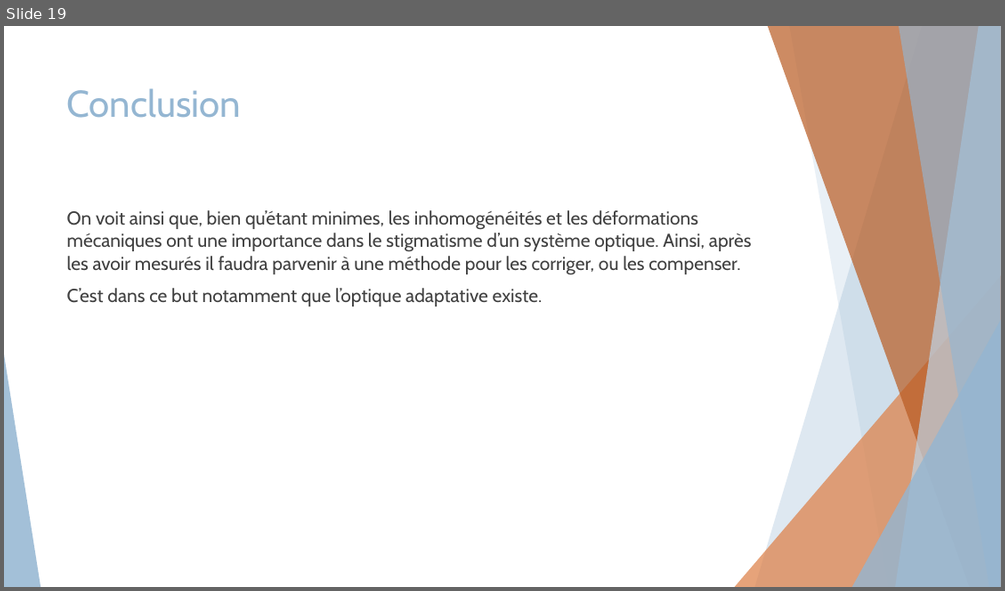
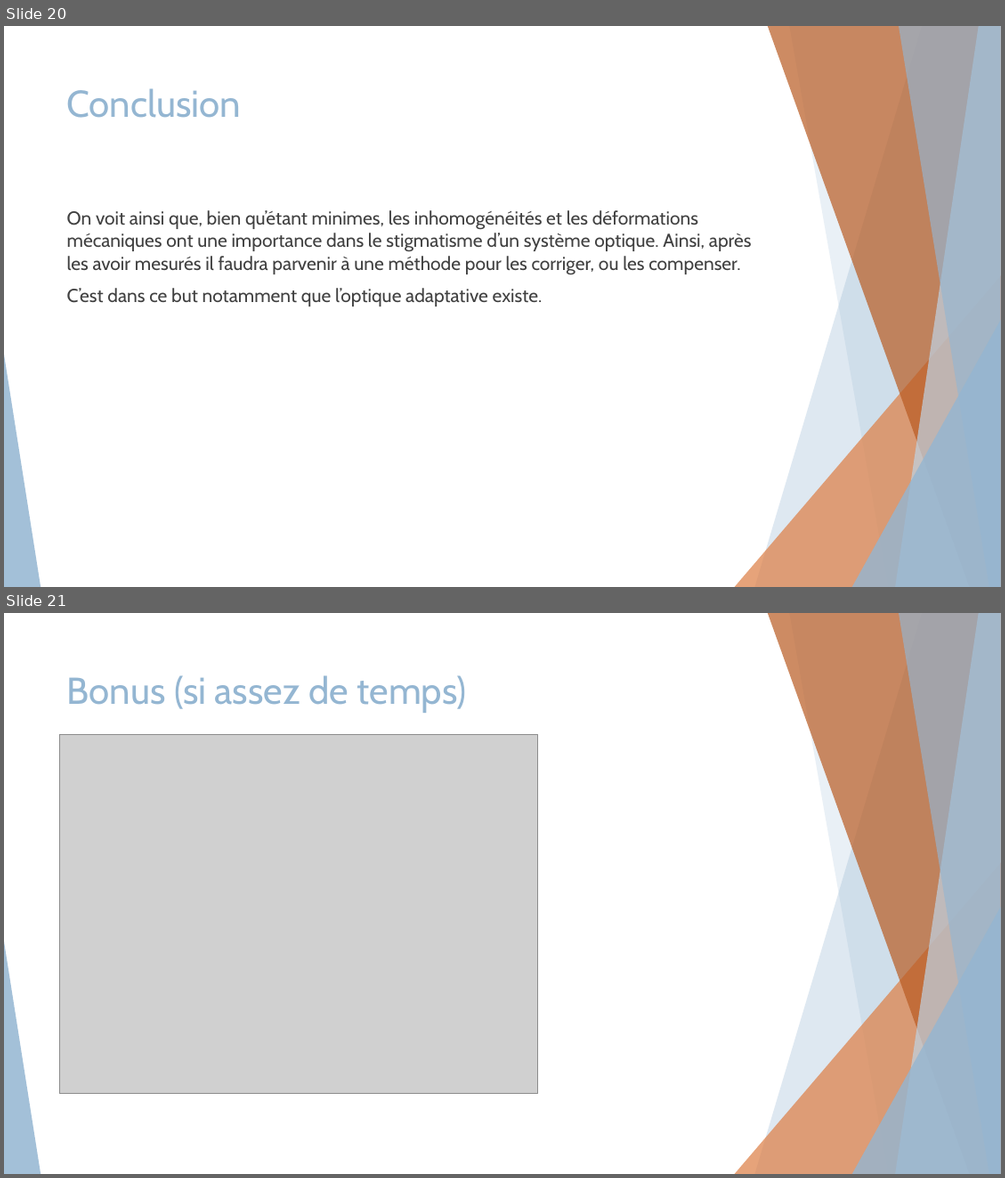
Before and after one commit to Lucas-brb/TIPE-2022, a slide deck: Présentation/Mesure des défauts de l'oeil v2.pptx. Shown one above the other, each under a label of ours: slide 19 before the commit, slides 20 and 21 after it. The pictures are 1005x591 and 1005x1178 pixels, drawn with LibreOffice and Linux fonts; fonts in the diff are those of the drawing; grey boxes stand for pictures. Boxes give left, top, right and bottom in pixels: in the first picture for what was removed or moved away, otherwise in the second. Text is boxed around its words. In the diff, an @@ line names an element or a change of style, - is before the commit and + after.

```diff
--- a/Présentation/Mesure des défauts de l'oeil v2.pptx
+++ b/Présentation/Mesure des défauts de l'oeil v2.pptx
@@ slide 21 added at bbox=[4, 613, 1001, 1174], background #FFFFFF; not listed: 10 template elements that a slide beside it also shows @@
@@ title added at bbox=[67, 675, 467, 713], 36 pt, text #94B6D2 @@
+Bonus (si assez de temps)
@@ picture added at bbox=[59, 734, 538, 1093] @@
@@ what was slide 19 is now slide 20 @@
```
Also in this commit, not shown: 6 slides changed, 2 other slides added, 1 slide removed, 2 other files.
